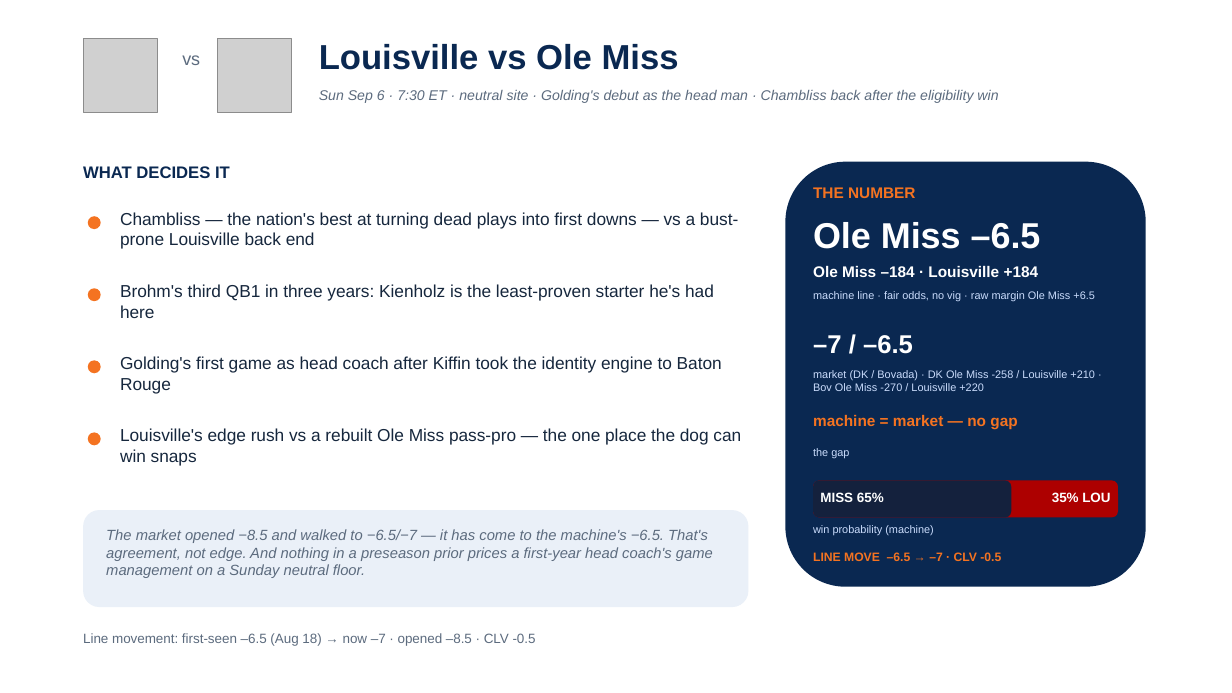
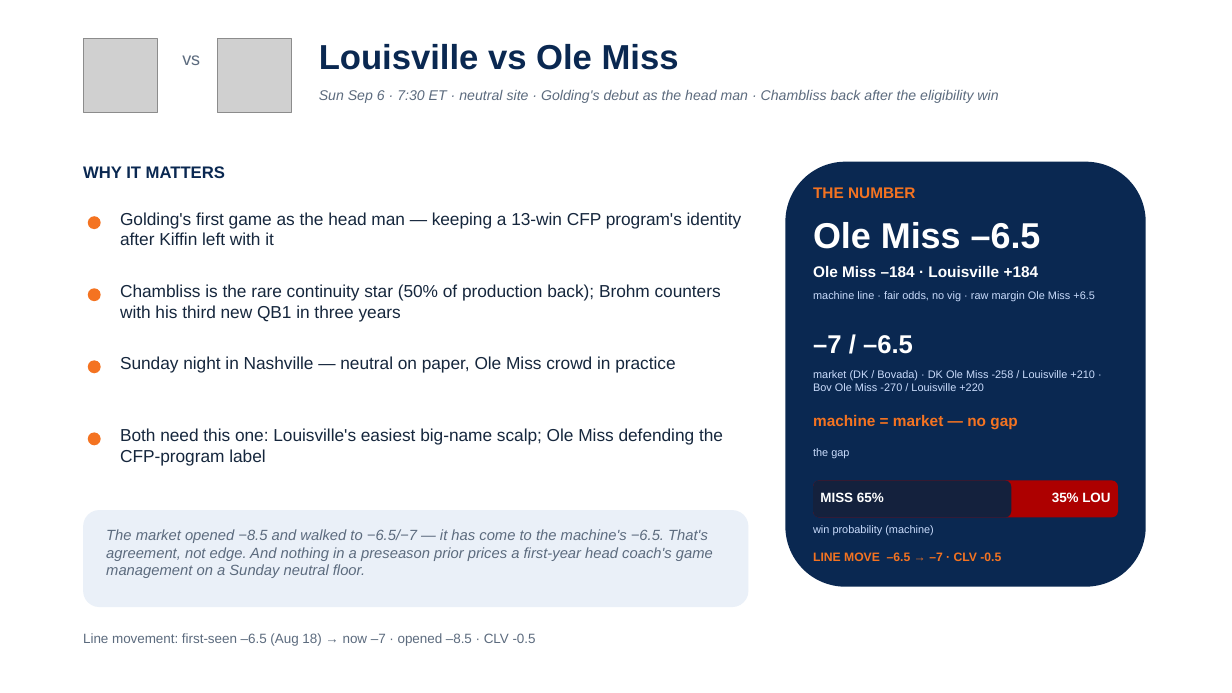
Before and after one commit to lucasalvarezflorida-lab/ncaa-fbs-analytics, a slide deck: slide 9 of decks/2026_Week1_Episode2.pptx. Drawn at 1232x693 pixels with LibreOffice and Linux fonts; fonts in the diff are those of the drawing; grey boxes stand for pictures. Boxes give left, top, right and bottom in pixels: in the first picture for what was removed or moved away, otherwise in the second. Text is boxed around its words. In the diff, an @@ line names an element or a change of style, - is before the commit and + after.

```diff
--- a/decks/2026_Week1_Episode2.pptx
+++ b/decks/2026_Week1_Episode2.pptx
@@ text at [83,166,225,178]: text changed @@
-WHAT DECIDES IT
+WHY IT MATTERS
@@ text at [120,212,742,245]: text changed @@
-Chambliss — the nation's best at turning dead plays into first downs — vs a bust-prone Louisville back end
+Golding's first game as the head man — keeping a 13-win CFP program's identity after Kiffin left with it
@@ text at [120,284,721,321]: text changed @@
-Brohm's third QB1 in three years: Kienholz is the least-proven starter he's had here
+Chambliss is the rare continuity star (50% of production back); Brohm counters with his third new QB1 in three years
@@ text at [120,356,675,373]: text changed @@
-Golding's first game as head coach after Kiffin took the identity engine to Baton Rouge
+Sunday night in Nashville — neutral on paper, Ole Miss crowd in practice
@@ text at [120,428,723,466]: text changed @@
-Louisville's edge rush vs a rebuilt Ole Miss pass-pro — the one place the dog can win snaps
+Both need this one: Louisville's easiest big-name scalp; Ole Miss defending the CFP-program label
```
Also in this commit, not shown: 14 other slides changed, 1 other file.
